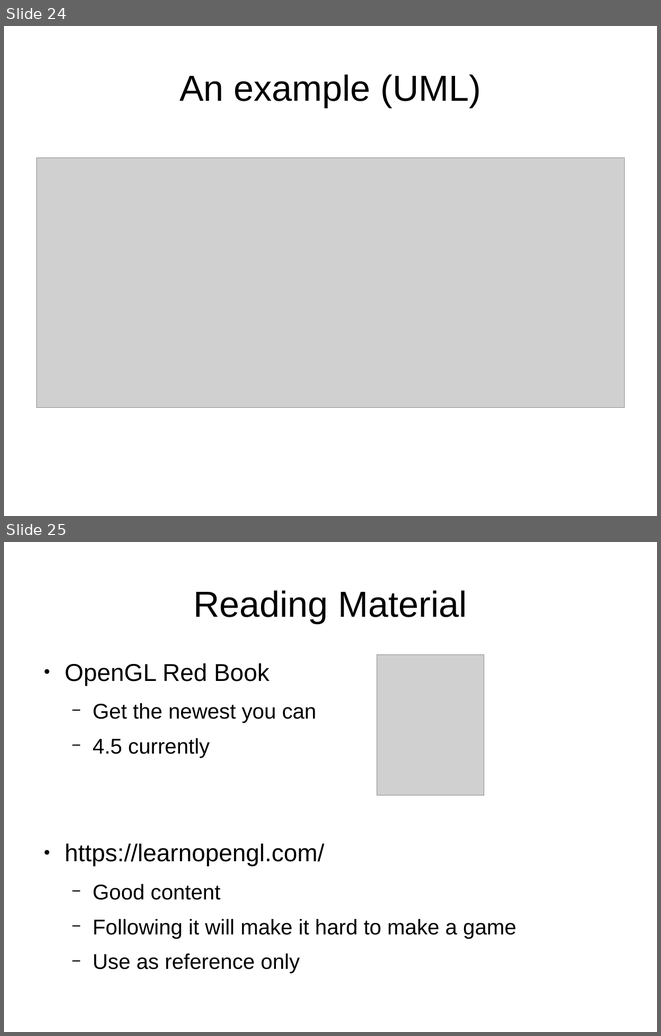
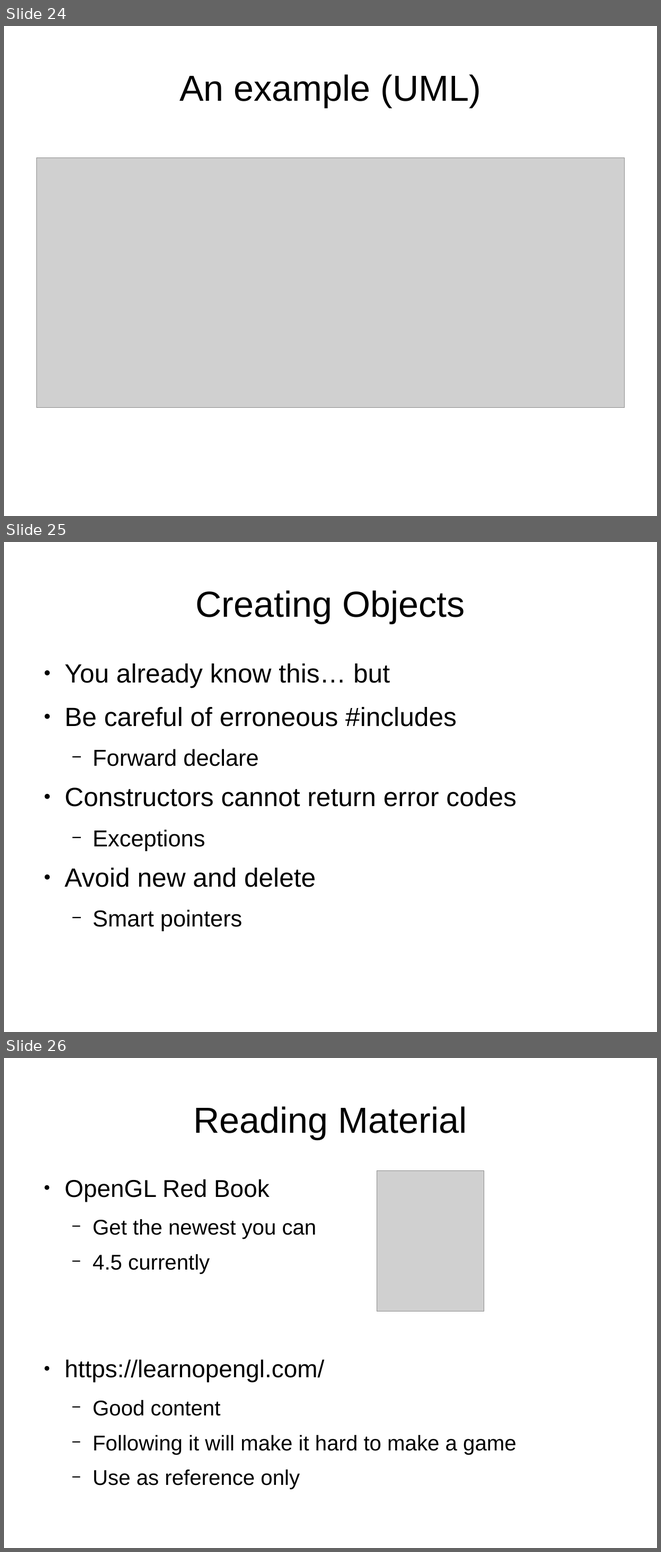
Before and after one commit to osen/creativelabs, a slide deck: gep/gep-lec3.odp. Shown one above the other, each under a label of ours: slides 24 and 25 before the commit, slides 24, 25 and 26 after it. The pictures are 661x1036 and 661x1552 pixels, drawn with LibreOffice and Linux fonts; fonts in the diff are those of the drawing; grey boxes stand for pictures; background and template pictures are left out. Boxes give left, top, right and bottom in pixels: in the first picture for what was removed or moved away, otherwise in the second. Text is boxed around its words. In the diff, an @@ line names an element or a change of style, - is before the commit and + after.

```diff
--- a/gep/gep-lec3.odp
+++ b/gep/gep-lec3.odp
@@ slide 25 added at (4,542,657,1032), background #FFFFFF @@
@@ title added at (195,590,465,623), 44 pt, text #000000 @@
+Creating Objects
@@ text added at (64,663,517,931), 32 pt, text #000000 @@
+● You already know this… but
+● Be careful of erroneous #includes
+  − Forward declare
+● Constructors cannot return error codes
+  − Exceptions
+● Avoid new and delete
+  − Smart pointers
@@ what was slide 25 is now slide 26 @@
```
Also in this commit, not shown: 2 slides changed.
